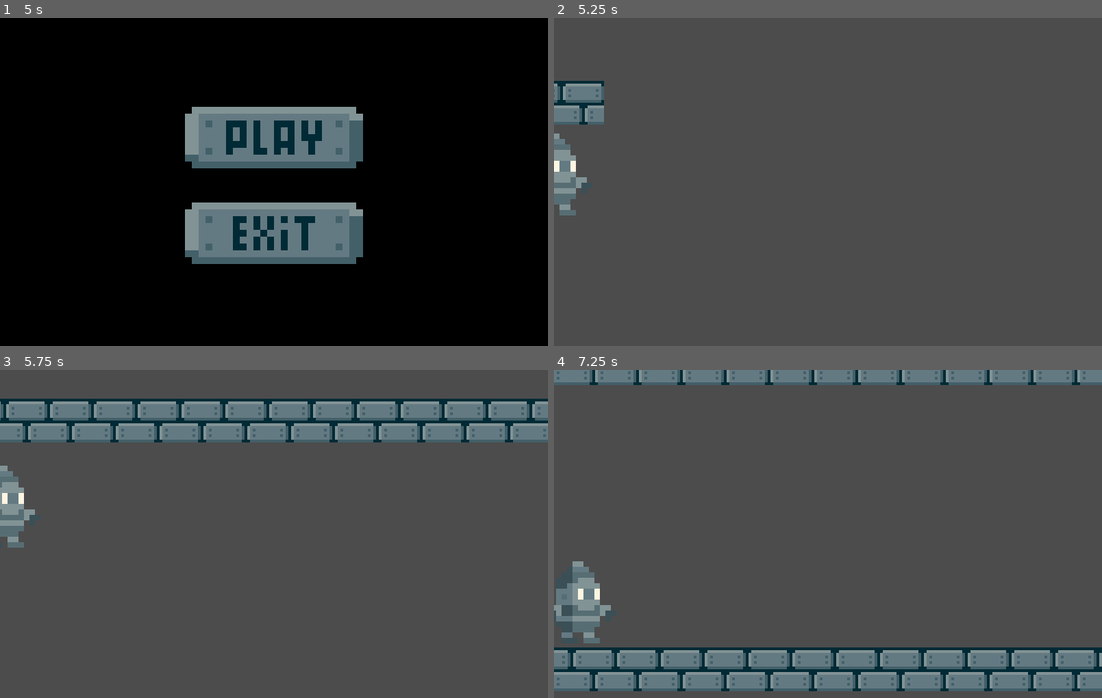
Above: before the commit, frames 1-4 (two rows, left to right).
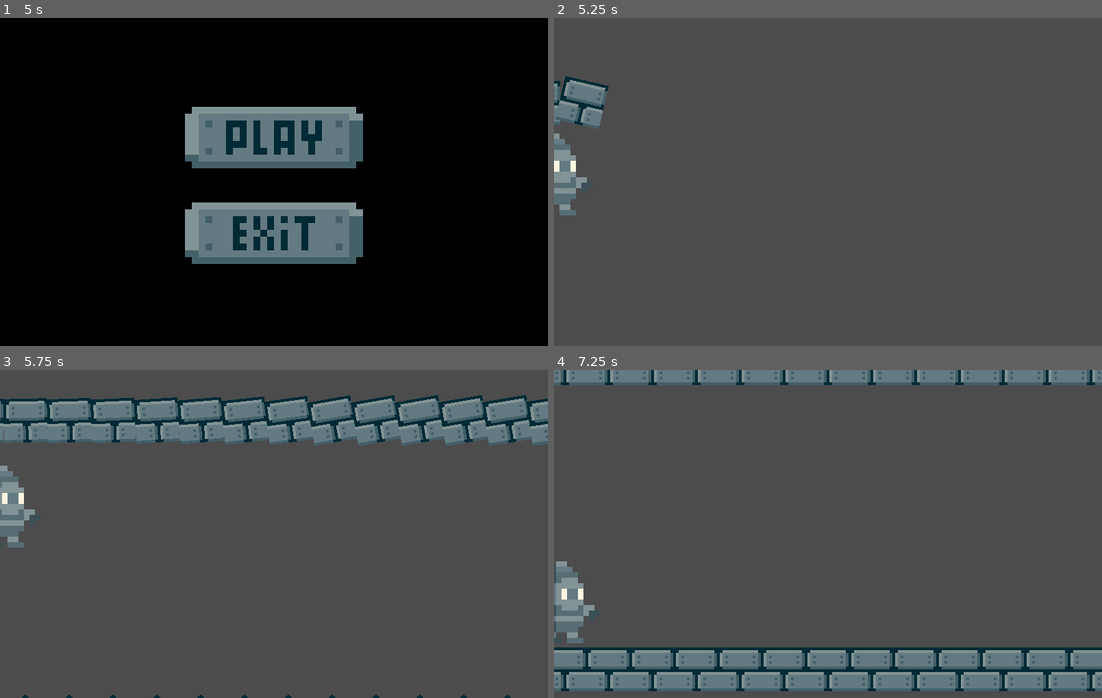
Above: after the commit, the same moments.

Repository: MatiasVME/Knight-of-the-screw
Game: Godot game, scene res://Game/MainScreens/Splash.tscn
Same seed, same stepped clock (60 frames per second), same inputs: the game is played once before the commit and once after it. The engine's default icon, where the game draws it, is replaced by a stand-in: a white triangle on a blue panel in a dark square.
Inputs (mouse positions are in pixels of both pictures, inside the frame that each line leads up to):
- Up to frame 1 (5 s): hold Right (ui_right) 0.53-2.03 s; tap Space (jump) at 0.77, 1.52, 2, 3.02, 3.77, 4.52 s; tap Enter at 1.25, 4.25 s; hold Down (ui_down) 2.03-2.78 s; hold Right (ui_right) 2.78-4.28 s
- Up to frame 2 (5.25 s): click (828, 132) at 5 s
- Up to frame 3 (5.75 s): no input
- Up to frame 4 (7.25 s): hold Right (ui_right) 5.78-6.53 s; hold Down (ui_down) from 6.53 s (still down); tap Space (jump) at 6.77 s

Frame 1 is identical in both runs. In frame 2, 0.7% of the frame differs, in the area x 0-10%, y 17-34%; in frame 3, 4.5%; in frame 4, 8.6%, in the area x 0-100%, y 0-98%.

Commit message:
Ya hay obstaculos enemigos

Diff:
--- a/Game/Actors/Blocks/Brick.gd
+++ b/Game/Actors/Blocks/Brick.gd
@@ -2,3 +2,7 @@
 
 func _on_VisibilityNotifier2D_screen_exited():
 	queue_free()
+
+
+func _on_VisibilityNotifier2D_screen_entered():
+	$Anim.play("show")
--- a/Game/Actors/Blocks/Brick.tscn
+++ b/Game/Actors/Blocks/Brick.tscn
@@ -7,6 +7,37 @@
 
 custom_solver_bias = 0.0
 extents = Vector2( 32, 32 )
+
+[sub_resource type="Animation" id=2]
+
+resource_name = "show"
+length = 0.8
+loop = false
+step = 0.1
+tracks/0/type = "value"
+tracks/0/path = NodePath("Sprite:rotation_degrees")
+tracks/0/interp = 1
+tracks/0/loop_wrap = true
+tracks/0/imported = false
+tracks/0/enabled = true
+tracks/0/keys = {
+"times": PoolRealArray( 0, 0.2, 0.4, 0.7 ),
+"transitions": PoolRealArray( 0.25, 0.25, 0.25, 0.25 ),
+"update": 0,
+"values": [ 0.0, 45.0, -10.0, 0.0 ]
+}
+tracks/1/type = "value"
+tracks/1/path = NodePath("Sprite:scale")
+tracks/1/interp = 1
+tracks/1/loop_wrap = true
+tracks/1/imported = false
+tracks/1/enabled = true
+tracks/1/keys = {
+"times": PoolRealArray( 0, 0.2, 0.4 ),
+"transitions": PoolRealArray( 0.25, 1, 0.25 ),
+"update": 0,
+"values": [ Vector2( 4, 4 ), Vector2( 4.2, 4.2 ), Vector2( 4, 4 ) ]
+}
 
 [node name="Brick" type="StaticBody2D"]
 
@@ -39,4 +70,16 @@
 
 rect = Rect2( -10, -10, 20, 20 )
 
+[node name="Anim" type="AnimationPlayer" parent="." index="3"]
+
+root_node = NodePath("..")
+autoplay = ""
+playback_process_mode = 1
+playback_default_blend_time = 0.0
+playback_speed = 1.0
+anims/show = SubResource( 2 )
+blend_times = [  ]
+
+[connection signal="screen_entered" from="VisibilityNotifier2D" to="." method="_on_VisibilityNotifier2D_screen_entered"]
+
 [connection signal="screen_exited" from="VisibilityNotifier2D" to="." method="_on_VisibilityNotifier2D_screen_exited"]
--- a/Game/Actors/Enemies/EnemyObject.tscn
+++ b/Game/Actors/Enemies/EnemyObject.tscn
@@ -13,7 +13,7 @@
 input_pickable = false
 collision_layer = 1
 collision_mask = 1
-mode = 0
+mode = 2
 mass = 1.0
 friction = 1.0
 bounce = 0.0
@@ -29,6 +29,7 @@
 angular_velocity = 0.0
 angular_damp = -1.0
 script = ExtResource( 1 )
+_sections_unfolded = [ "Collision", "Material", "Transform", "Visibility", "Z Index" ]
 
 [node name="Image" type="Sprite" parent="." index="0"]
 
--- a/Game/Actors/Player/PlayerV2.gd
+++ b/Game/Actors/Player/PlayerV2.gd
@@ -7,7 +7,7 @@
 	self.apply_impulse(Vector2(0, 0), Vector2(0.5, 0))
 
 	if Input.is_action_pressed("ui_right"):
-		self.apply_impulse(Vector2(0, 0), Vector2(5, 0))
+		self.apply_impulse(Vector2(0, 0), Vector2(1, 0))
 	if Input.is_action_pressed("ui_up"):
 		self.apply_impulse(Vector2(0, 0), Vector2(0, -5))
 	elif Input.is_action_pressed("ui_down"):
--- a/Game/Levels/Level1-v2.gd
+++ b/Game/Levels/Level1-v2.gd
@@ -27,12 +27,18 @@
 #	ins_enemy_objects.global_position.x = camera.global_position.x
 
 #	camera.add_child(ins_enemy_objects)
+
 	player.add_child(camera)
 	add_child(player)
+
+	$EnemyObjectsCreator.set_player(player)
 
 func _physics_process(delta):
 	build_floor()
 	build_roof()
+
+#	$EnemyObjectsCreator.global_position.x = player.global_position.x + 100
+#	$EnemyObjectsCreator.global_position.y = 100
 
 func build_floor():
 	if player.position.x + Main.RES_X * blocks_floor_increment:
--- a/Game/Levels/Level1-v2.tscn
+++ b/Game/Levels/Level1-v2.tscn
@@ -1,7 +1,10 @@
-[gd_scene load_steps=2 format=2]
+[gd_scene load_steps=3 format=2]
 
 [ext_resource path="res://Game/Levels/Level1-v2.gd" type="Script" id=1]
+[ext_resource path="res://Game/Mechanisms/EnemyObjectsCreator.tscn" type="PackedScene" id=2]
 
-[node name="Level1-v2" type="Node2D"]
+[node name="Level1-v2" type="Node2D" index="0"]
 
 script = ExtResource( 1 )
+
+[node name="EnemyObjectsCreator" parent="." index="0" instance=ExtResource( 2 )]
--- a/Game/MainScreens/Menu.tscn
+++ b/Game/MainScreens/Menu.tscn
@@ -4,7 +4,7 @@
 [ext_resource path="res://Game/MainScreens/Menu/play.png" type="Texture" id=2]
 [ext_resource path="res://Game/MainScreens/Menu/exit.png" type="Texture" id=3]
 
-[node name="Menu" type="Node" index="0"]
+[node name="Menu" type="Node"]
 
 script = ExtResource( 1 )
 
--- a/Game/Mechanisms/EnemyObjectsCreator.gd
+++ b/Game/Mechanisms/EnemyObjectsCreator.gd
@@ -4,6 +4,7 @@
 
 export (int) var wait_time = 3
 
+var player setget set_player
 var can_spawn = false
 
 func _ready():
@@ -16,17 +17,20 @@
 		can_spawn = false
 
 func spawn_object():
-	var pos_x = Main.RES_X
+	var pos_x = Main.RES_X + player.position.x
 	var pos_y = rand_range(100, 200)
 
 	var ins_object = rec_object.instance()
 	ins_object.position = Vector2(pos_x, pos_y)
-	add_child(ins_object)
+	get_parent().add_child(ins_object)
 	ins_object.apply_impulse(Vector2(0, 0),
-			Vector2(rand_range(-100, -200), rand_range(-30, -100)))
+			Vector2(rand_range(-100, -250), rand_range(-30, -100)))
 	ins_object.angular_velocity = rand_range(-50, 50)
 	ins_object.bounce = randf()
 
+func set_player(_player):
+	player = _player
+
 func _on_Timer_timeout():
-	can_spawn = true
-	print("hola")
+	if player != null:
+		can_spawn = true
Not shown: 1 places in Game/Actors/Blocks/Brick.tscn that only renumber resources
